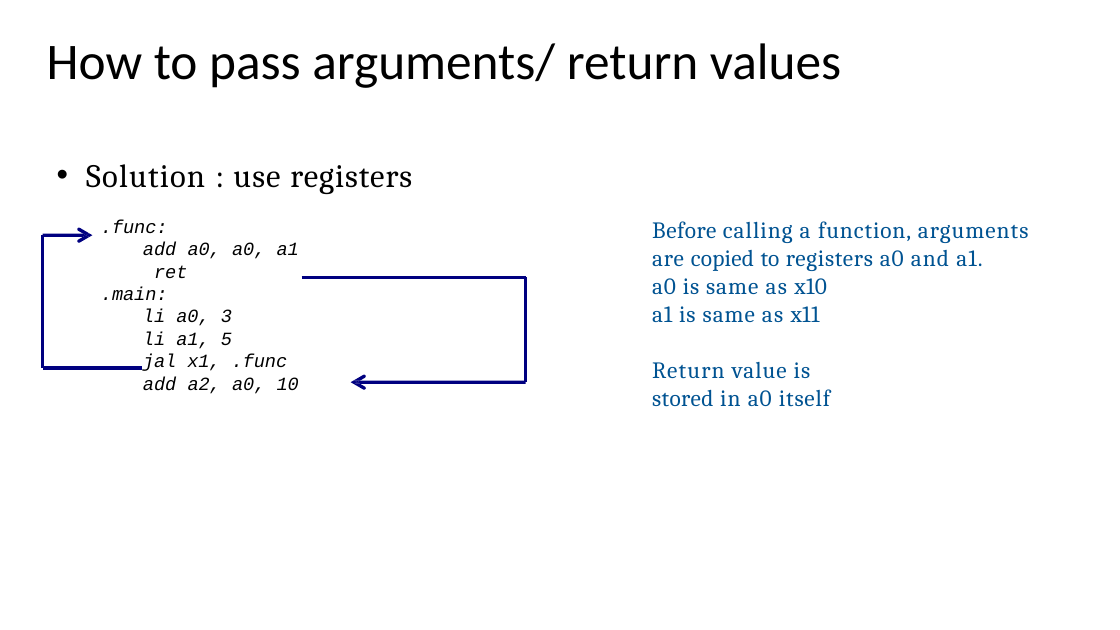
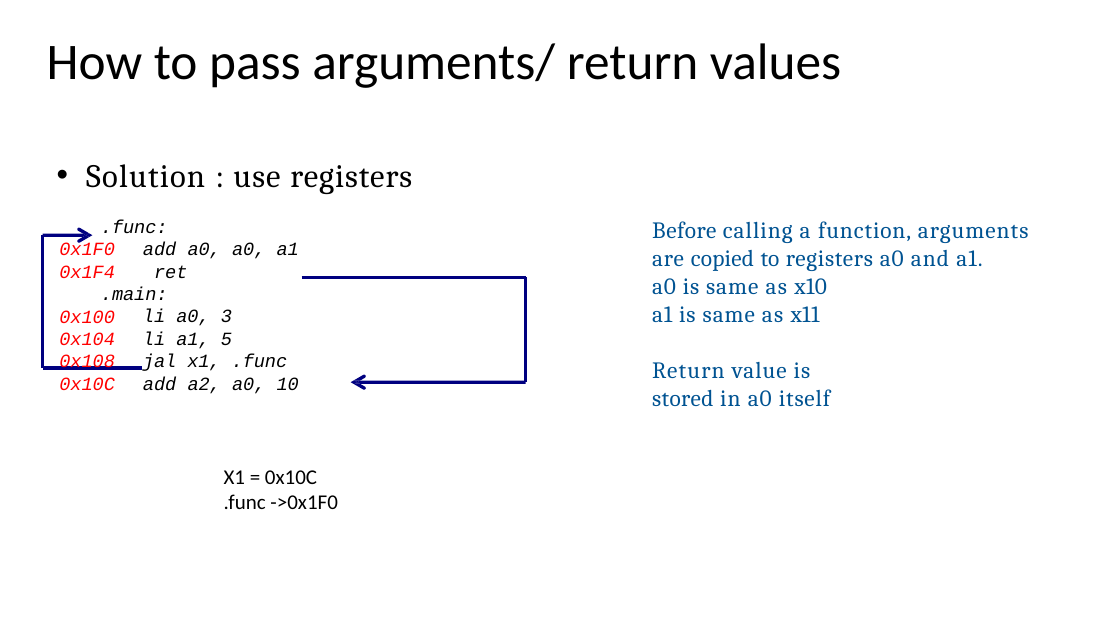
Before and after one commit to PG-DESD/CDAC_Sharing_Data, a slide deck: slide 62 of Microprocessor/TheoryLectures/RISC-V_Theory.pptx. Drawn at 1120x630 pixels with LibreOffice and Linux fonts; fonts in the diff are those of the drawing. Boxes give left, top, right and bottom in pixels: in the first picture for what was removed or moved away, otherwise in the second. Text is boxed around its words. In the diff, an @@ line names an element or a change of style, - is before the commit and + after.

```diff
--- a/Microprocessor/TheoryLectures/RISC-V_Theory.pptx
+++ b/Microprocessor/TheoryLectures/RISC-V_Theory.pptx
@@ text added at (59, 242, 115, 391), 16 pt, text #FF0000, italic @@
+0x1F0
+0x1F4
+0x100
+0x104
+0x108
+0x10C
@@ text added at (224, 470, 337, 509), 18 pt, text #000000 @@
+X1 = 0x10C
+.func ->0x1F0
```
Also in this commit, not shown: 5 other slides changed, 3 other files.
